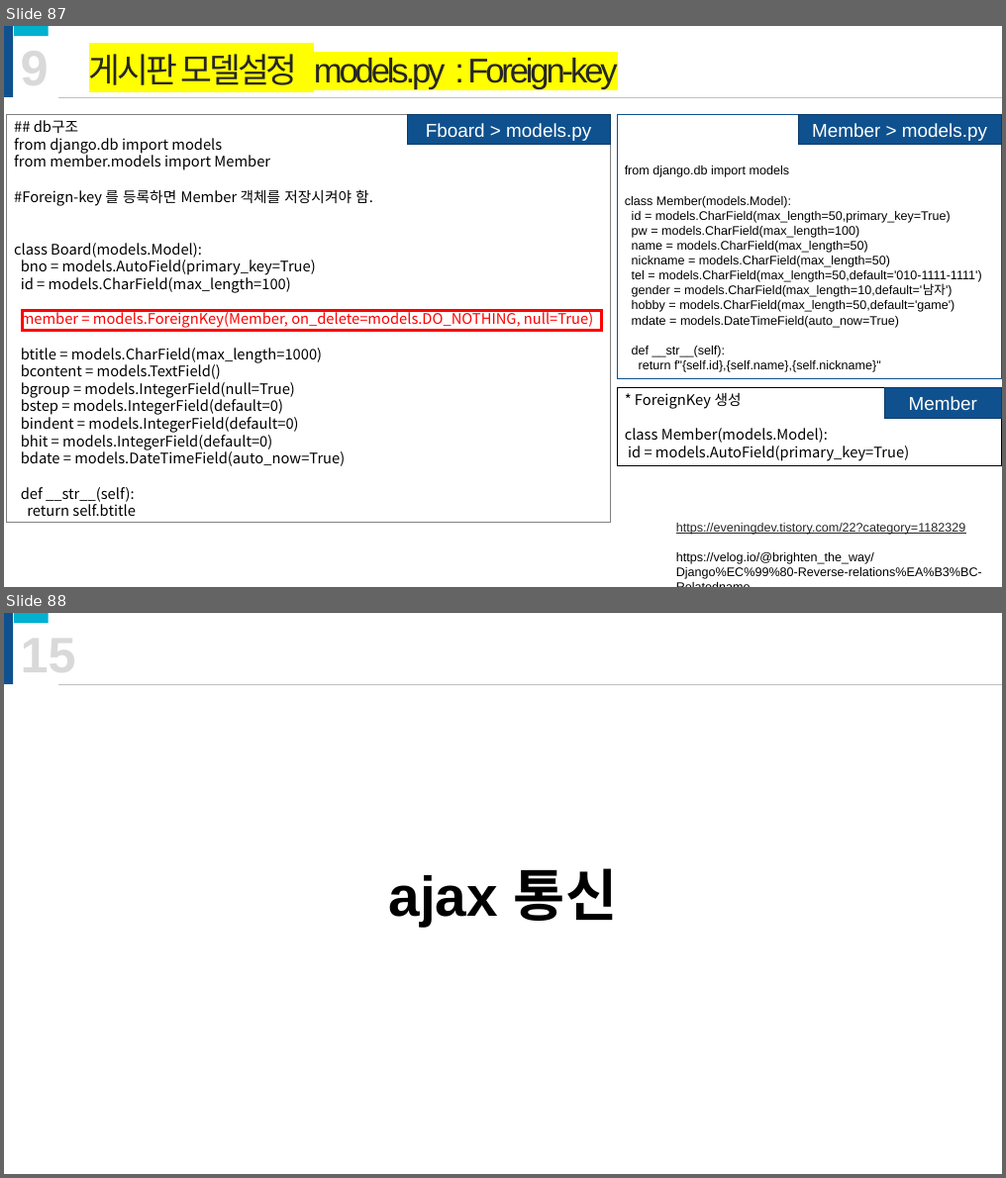
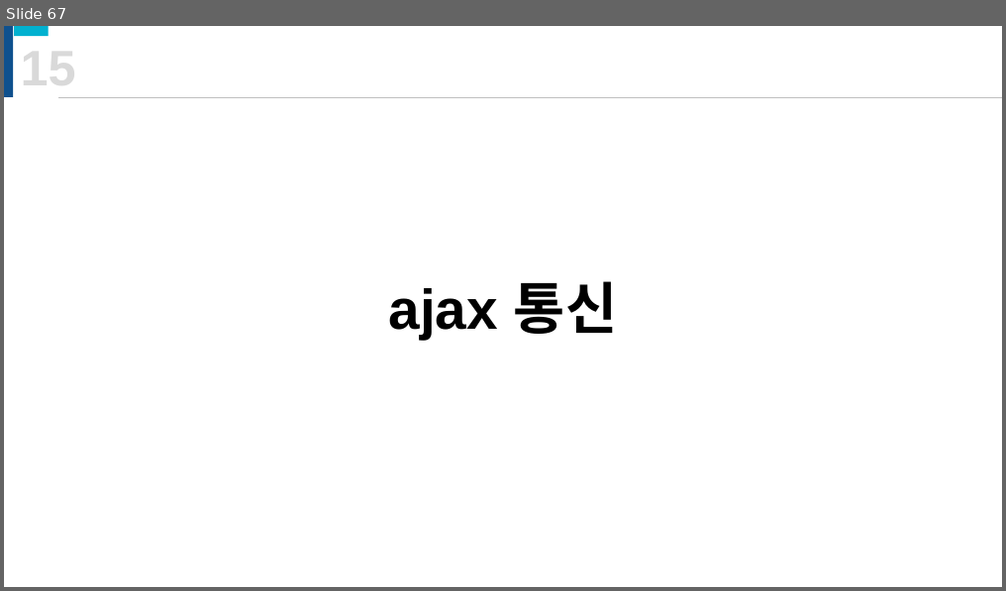
Before and after one commit to onulee/fastApi, a slide deck: fastApi강의.pptx. Shown one above the other, each under a label of ours: slides 87 and 88 before the commit, slide 67 after it. The pictures are 1006x1178 and 1006x591 pixels, drawn with LibreOffice and Linux fonts; fonts in the diff are those of the drawing. Boxes give left, top, right and bottom in pixels: in the first picture for what was removed or moved away, otherwise in the second. Text is boxed around its words. In the diff, an @@ line names an element or a change of style, - is before the commit and + after.

```diff
--- a/fastApi강의.pptx
+++ b/fastApi강의.pptx
@@ slide 87 removed at <box>4,26,1002,587</box>, background #FFFFFF @@
@@ rectangle removed at <box>4,26,13,97</box> @@
@@ rectangle removed at <box>13,26,48,36</box> @@
@@ text removed at <box>21,41,49,96</box> @@
-9
@@ text removed at <box>89,54,617,89</box> @@
-게시판 모델설정 models.py : Foreign-key
@@ rectangle removed at <box>7,114,611,523</box> @@
-## db구조
-from django.db import models
-from member.models import Member
-#Foreign-key 를 등록하면 Member 객체를 저장시켜야 함.
-class Board(models.Model):
-bno = models.AutoField(primary_key=True)
-id = models.CharField(max_length=100)
-member = models.ForeignKey(Member, on_delete=models.DO_NOTHING, null=True)
-btitle = models.CharField(max_length=1000)
-bcontent = models.TextField()
-bgroup = models.IntegerField(null=True)
-bstep = models.IntegerField(default=0)
-bindent = models.IntegerField(default=0)
-bhit = models.IntegerField(default=0)
-bdate = models.DateTimeField(auto_now=True)
-def __str__(self):
-return self.btitle
@@ line removed from (57, 97) to (1002, 97) @@
@@ rectangle removed at <box>407,114,611,145</box> @@
-Fboard > models.py
@@ rectangle removed at <box>617,114,1001,378</box> @@
-from django.db import models
-class Member(models.Model):
-id = models.CharField(max_length=50,primary_key=True)
-pw = models.CharField(max_length=100)
-name = models.CharField(max_length=50)
-nickname = models.CharField(max_length=50)
-tel = models.CharField(max_length=50,default='010-1111-1111')
-gender = models.CharField(max_length=10,default='남자')
-hobby = models.CharField(max_length=50,default='game')
-mdate = models.DateTimeField(auto_now=True)
-def __str__(self):
-return f"{self.id},{self.name},{self.nickname}"
@@ rectangle removed at <box>798,114,1002,145</box> @@
-Member > models.py
@@ rectangle removed at <box>23,311,601,331</box> @@
@@ rectangle removed at <box>617,387,1001,466</box> @@
-* ForeignKey 생성
-class Member(models.Model):
-id = models.AutoField(primary_key=True)
@@ rectangle removed at <box>884,387,1001,418</box> @@
-Member
@@ text removed at <box>676,523,982,579</box> @@
-https://eveningdev.tistory.com/22?category=1182329
-https://velog.io/@brighten_the_way/Django%EC%99%80-Reverse-relations%EA%B3%BC-Relatedname
@@ what was slide 88 is now slide 67 @@
```
Also in this commit, not shown: 32 slides changed, 4 slides added, 24 other slides removed, 7 other files.
